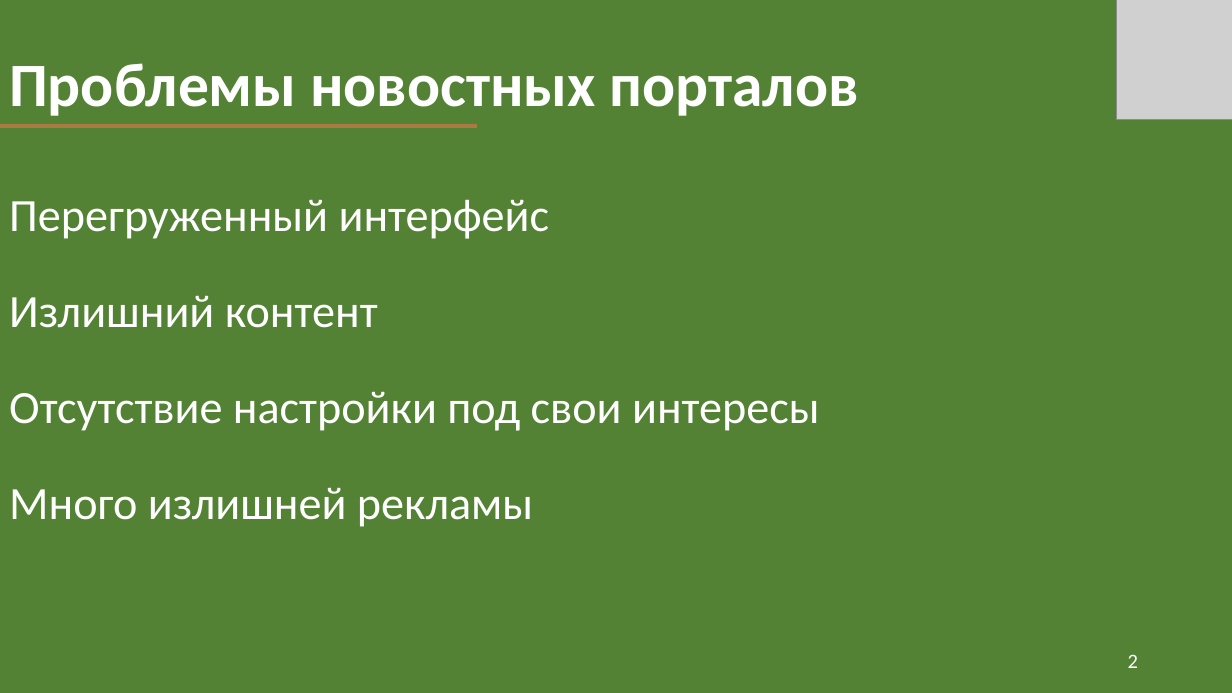
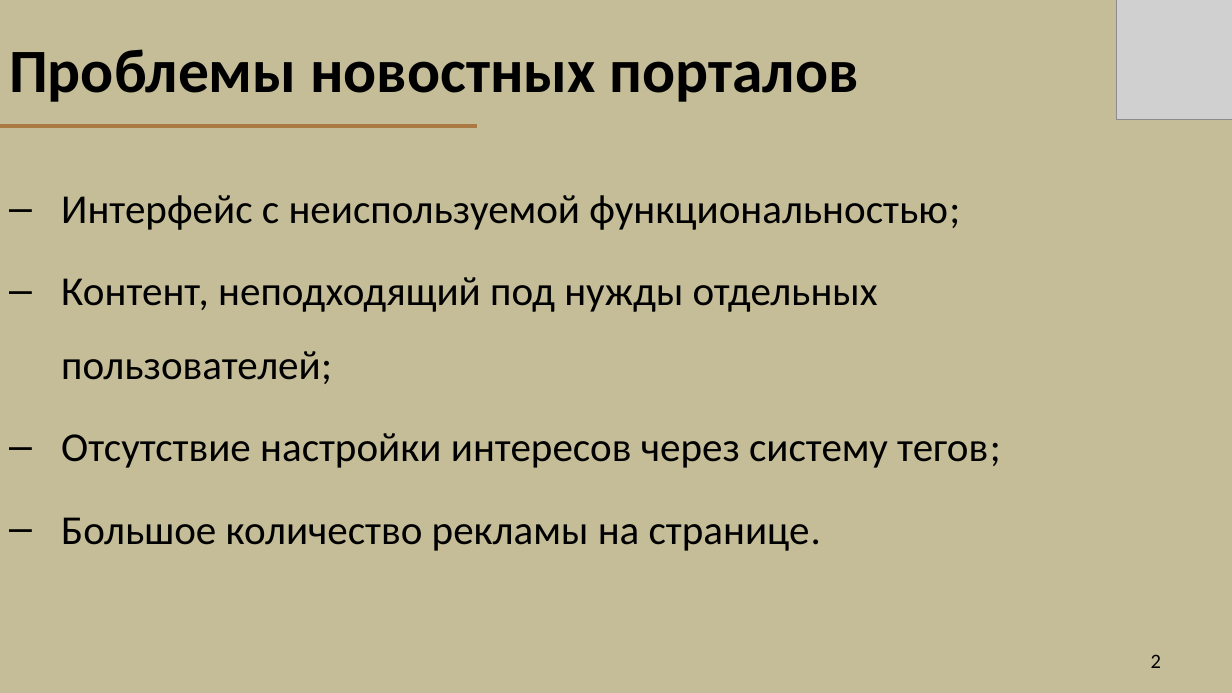
Before and after one commit to FDMan12/news-with-tags, a slide deck: slide 2 of Documentation/my_news_presentation.pptx. Drawn at 1232x693 pixels with LibreOffice and Linux fonts; fonts in the diff are those of the drawing; grey boxes stand for pictures. Boxes give left, top, right and bottom in pixels: in the first picture for what was removed or moved away, otherwise in the second. Text is boxed around its words. In the diff, an @@ line names an element or a change of style, - is before the commit and + after.

```diff
--- a/Documentation/my_news_presentation.pptx
+++ b/Documentation/my_news_presentation.pptx
@@ background #FFFFFF to #000000 @@
@@ title "Проблемы новостных порталов" at (9, 49, 859, 102): text colour #FFFFFF to #000000; line spacing 0.9 to 1; vertical alignment bottom to middle @@
@@ rectangle at (0, 0, 1232, 693): fill #548235 to #C4BD97; outline #333F50 1 pt to #17375E 2 pt @@
@@ subtitle at (61, 195, 1001, 551): text changed; size 36 to 32 pt; text colour #FFFFFF to #000000 @@
-Перегруженный интерфейс
-Излишний контент
-Отсутствие настройки под свои интересы
-Много излишней рекламы
+– Интерфейс с неиспользуемой функциональностью;
+– Контент, неподходящий под нужды отдельных пользователей;
+– Отсутствие настройки интересов через систему тегов;
+– Большое количество рекламы на странице.
@@ page number: place and size @@
-page number at (1128, 654, 1138, 668)
+page number at (1151, 654, 1161, 668)
@@ page number at (1151, 654, 1161, 668): text colour #FFFFFF to #000000 @@
```
Also in this commit, not shown: 11 other slides changed, 3 slides added, 4 other files.
